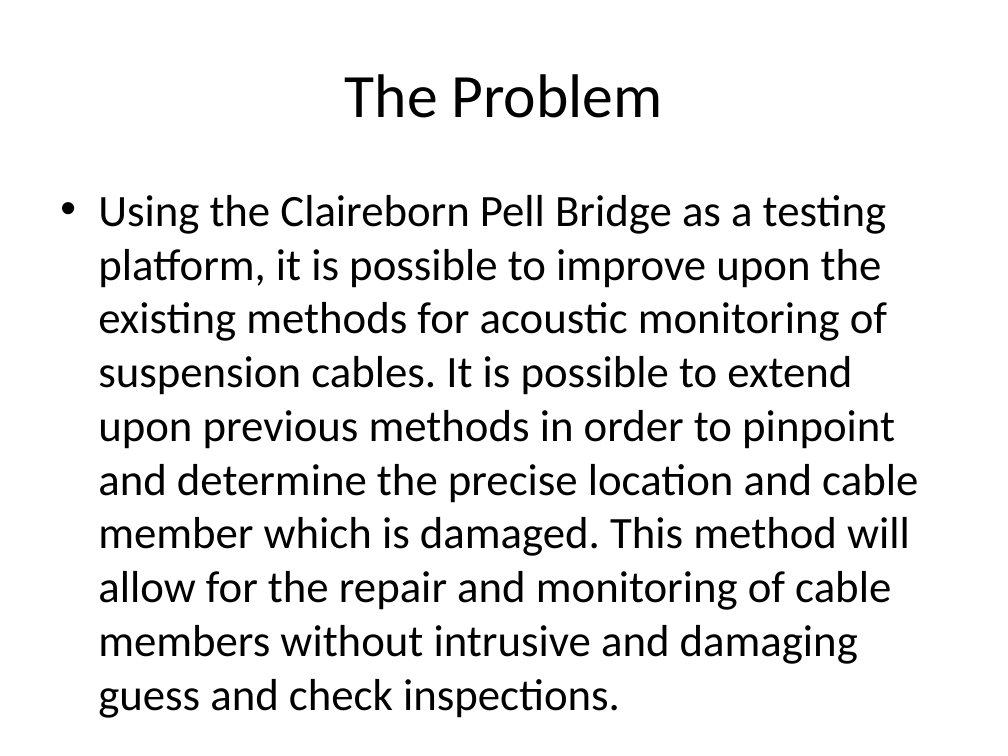
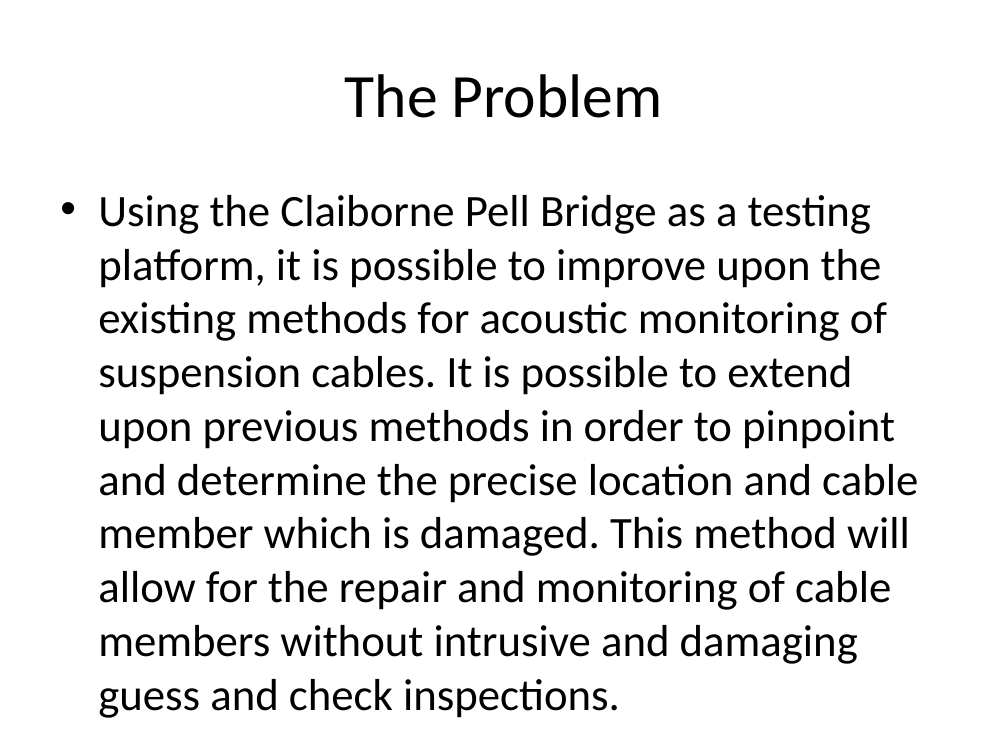
Before and after one commit to embeddedsensors/bridge-monitoring-doc, a slide deck: slide 2 of Preiliminary Report/PrelimReport.pptx. Drawn at 1008x756 pixels with LibreOffice and Linux fonts; fonts in the diff are those of the drawing. Boxes give left, top, right and bottom in pixels: in the first picture for what was removed or moved away, otherwise in the second. Text is boxed around its words. In the diff, an @@ line names an element or a change of style, - is before the commit and + after.

Commit message:
initial abstract

```diff
--- a/Preiliminary Report/PrelimReport.pptx
+++ b/Preiliminary Report/PrelimReport.pptx
@@ text at bbox=[98, 195, 918, 664]: text changed @@
-• Using the Claireborn Pell Bridge as a testing platform, it is possible to improve upon the existing methods for acoustic monitoring of suspension cables. It is possible to extend upon previous methods in order to pinpoint and determine the precise location and cable member which is damaged. This method will allow for the repair and monitoring of cable members without intrusive and damaging guess and check inspections.
+• Using the Claiborne Pell Bridge as a testing platform, it is possible to improve upon the existing methods for acoustic monitoring of suspension cables. It is possible to extend upon previous methods in order to pinpoint and determine the precise location and cable member which is damaged. This method will allow for the repair and monitoring of cable members without intrusive and damaging guess and check inspections.
```
